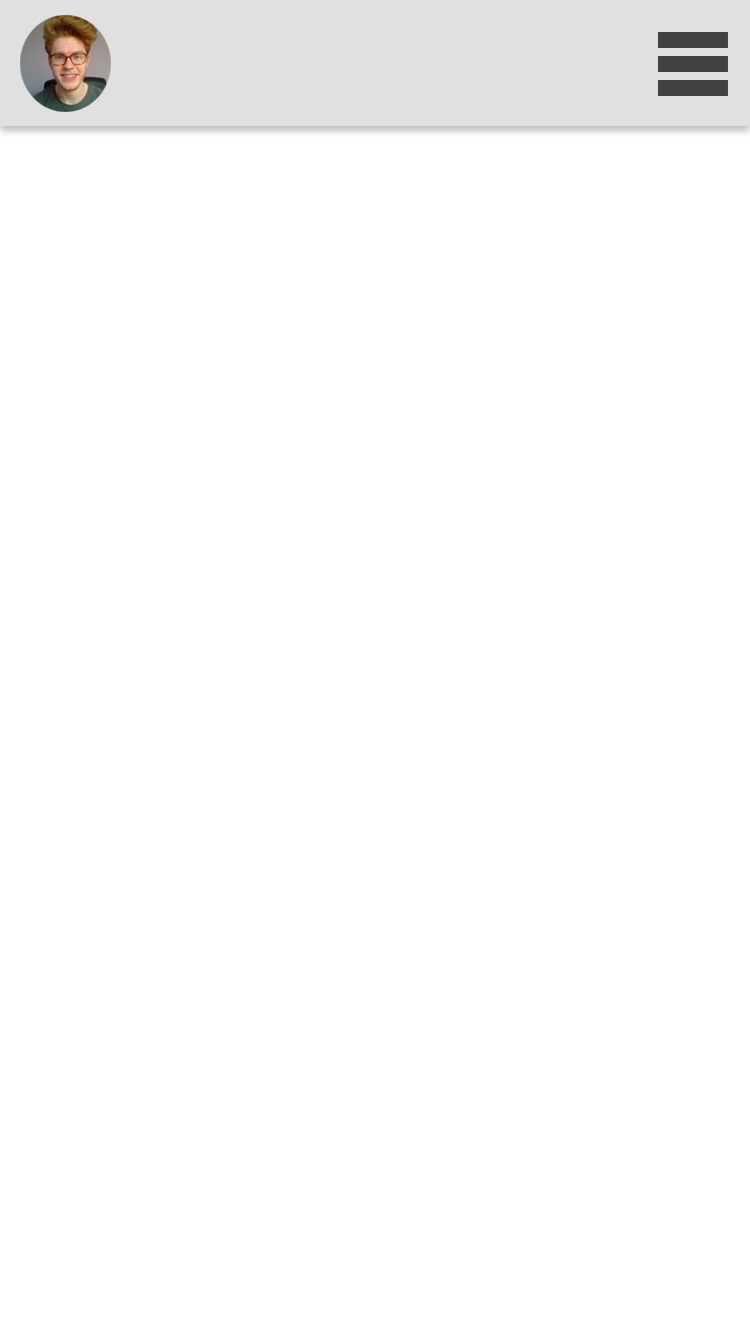
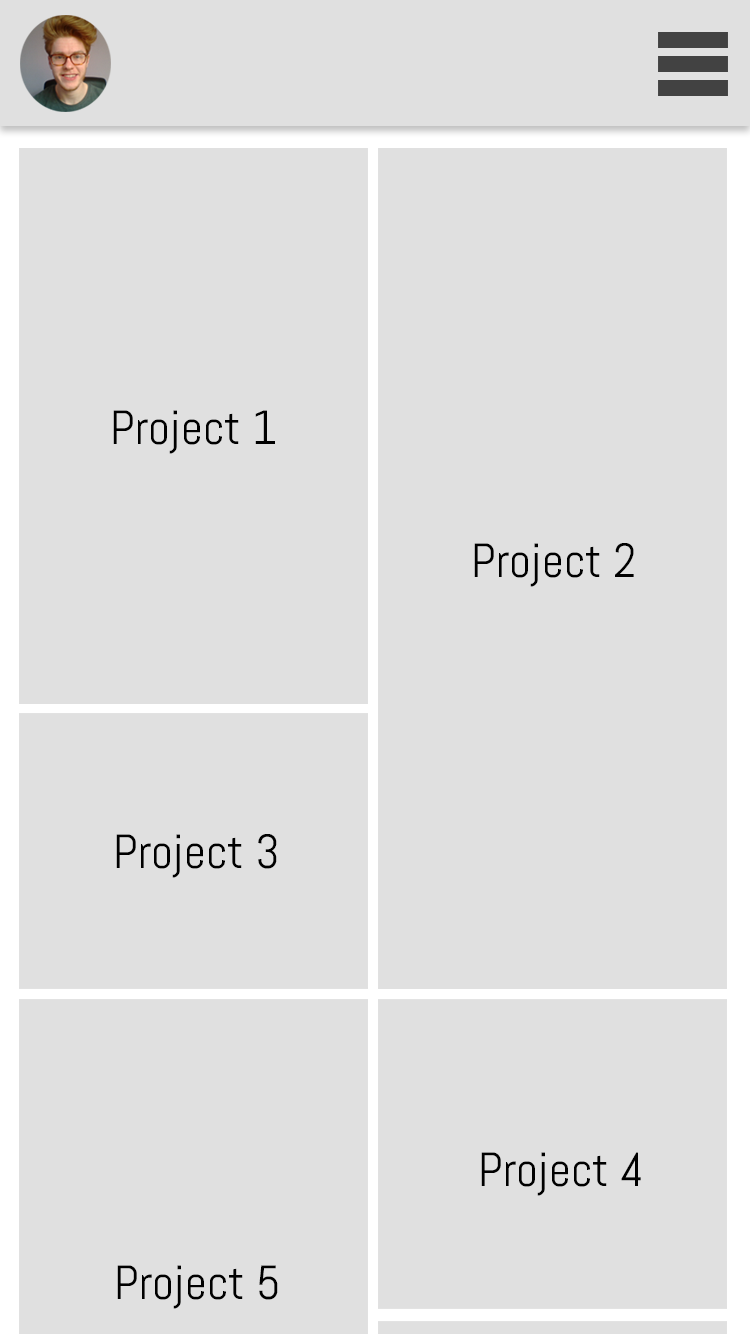
Layers edited between the first and the second w=750, h=1334 image:
added layer "Project 5" in group "Artboard 1" over left=117, top=1265, right=278, bottom=1309
added layer "Project 4" in group "Artboard 1" over left=481, top=1152, right=641, bottom=1196
added layer "Project 3" in group "Artboard 1" over left=116, top=834, right=277, bottom=878
added layer "Project 2" in group "Artboard 1" over left=474, top=543, right=634, bottom=587
added layer "Project 1" in group "Artboard 1" over left=113, top=410, right=275, bottom=454
added layer "Layer 12" in group "Artboard 1" over left=378, top=1321, right=727, bottom=1334
added layer "Layer 11" in group "Artboard 1" over left=378, top=999, right=727, bottom=1309
added layer "Layer 10" in group "Artboard 1" over left=19, top=999, right=368, bottom=1334
added layer "Layer 9" in group "Artboard 1" over left=19, top=713, right=368, bottom=989
added layer "Layer 8" in group "Artboard 1" over left=378, top=148, right=727, bottom=989
added layer "Layer 7" in group "Artboard 1" over left=19, top=148, right=368, bottom=704
